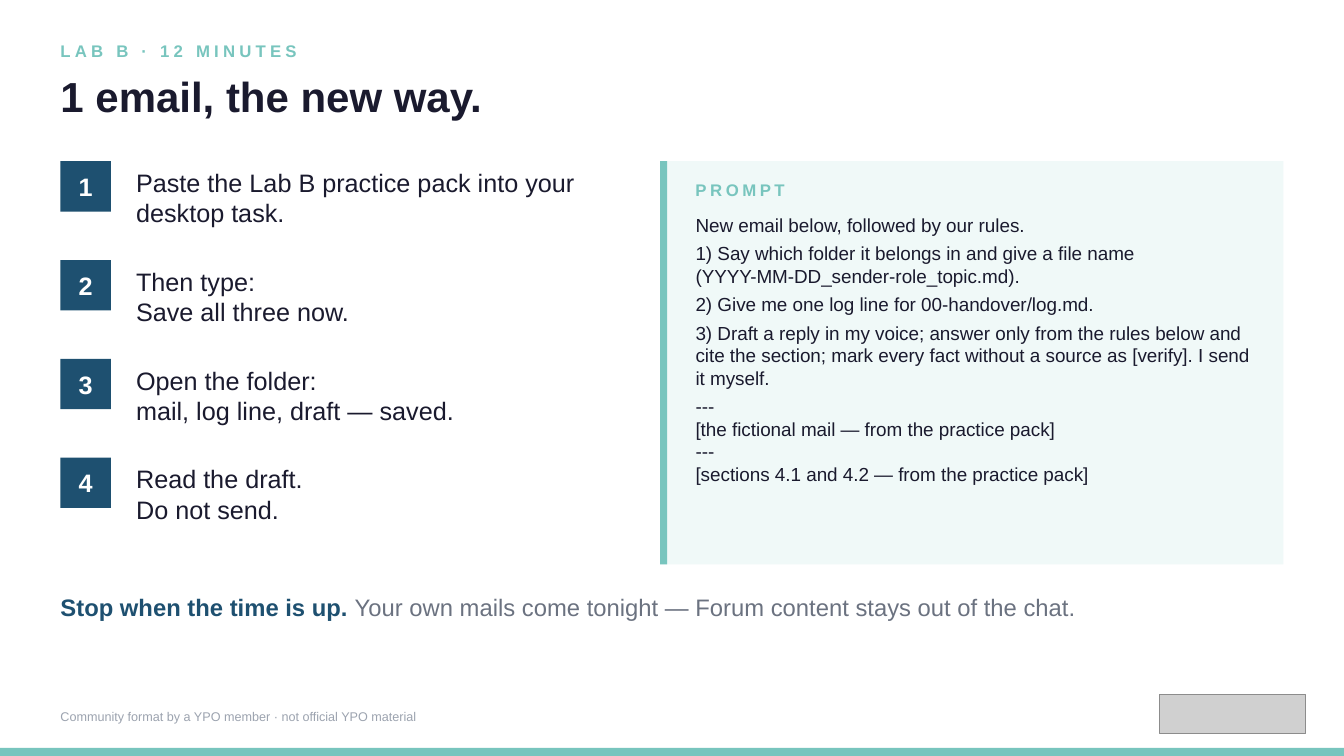
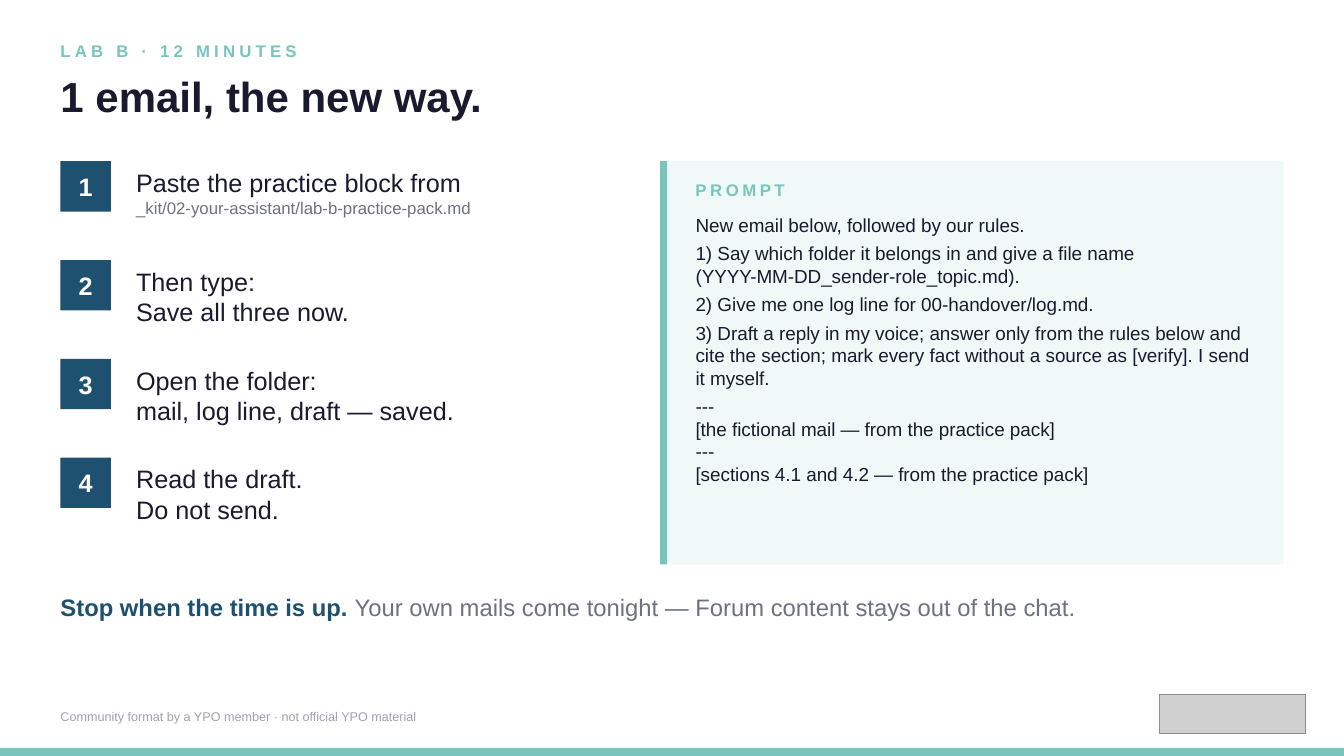
Before and after one commit to kirchbergcapital/ypo-chapter-manager-best-practice, a slide deck: slide 11 of trainer/presentation/operational-ai-excellence-deck.pptx. Drawn at 1344x756 pixels with LibreOffice and Linux fonts; fonts in the diff are those of the drawing; grey boxes stand for pictures. Boxes give left, top, right and bottom in pixels: in the first picture for what was removed or moved away, otherwise in the second. Text is boxed around its words. In the diff, an @@ line names an element or a change of style, - is before the commit and + after.

```diff
--- a/trainer/presentation/operational-ai-excellence-deck.pptx
+++ b/trainer/presentation/operational-ai-excellence-deck.pptx
@@ text at <box>136,173,471,218</box>: text changed; size 18 to 12 pt; text colour #1A1A2E to #6B7280 @@
-Paste the Lab B practice pack into your desktop task.
+Paste the practice block from
+_kit/02-your-assistant/lab-b-practice-pack.md
```
Also in this commit, not shown: 1 other slide changed, 2 other files.
